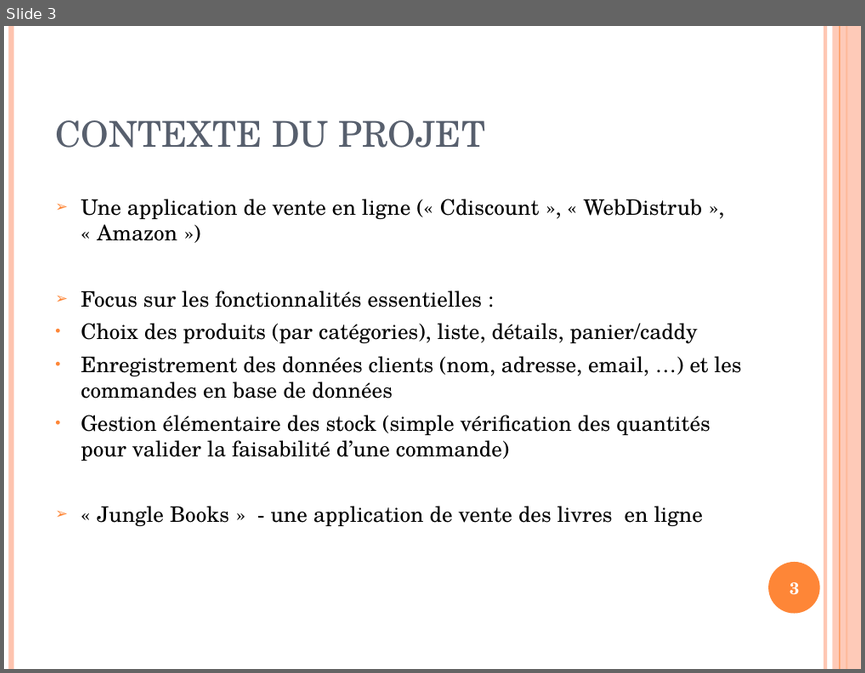
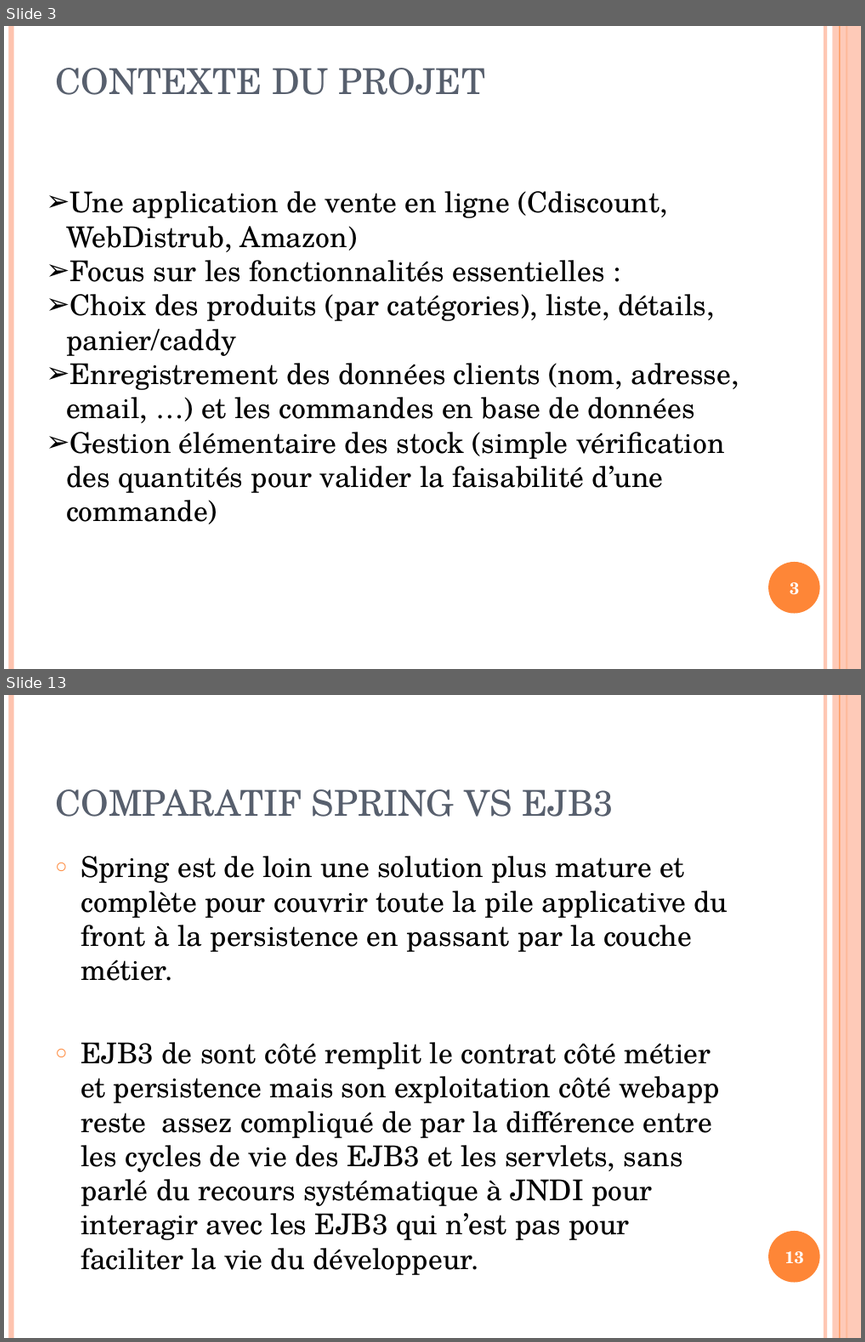
Before and after one commit to carlatgithub/jungleprod, a slide deck: SiteDeVenteEJungle.ppt. Shown one above the other, each under a label of ours: slide 3 before the commit, slides 3 and 13 after it; the slides between them are not shown. The pictures are 865x673 and 865x1342 pixels, drawn with LibreOffice and Linux fonts; fonts in the diff are those of the drawing. Boxes give left, top, right and bottom in pixels: in the first picture for what was removed or moved away, otherwise in the second. Text is boxed around its words. In the diff, an @@ line names an element or a change of style, - is before the commit and + after.

Commit message:
added Abous page on ejb v spring

```diff
--- a/SiteDeVenteEJungle.ppt
+++ b/SiteDeVenteEJungle.ppt
@@ slide 13 added at <box>4,695,861,1338</box>, background #FFFFFF; not listed: 6 template elements that a slide beside it also shows @@
@@ title added at <box>55,789,613,817</box>, 30 pt, text #575F6D @@
+COMPARATIF SPRING VS EJB3
@@ text added at <box>80,856,727,1275</box>, 24 pt, text #000000 @@
+○ Spring est de loin une solution plus mature et complète pour couvrir toute la pile applicative du front à la persistence en passant par la couche métier.
+○ EJB3 de sont côté remplit le contrat côté métier et persistence mais son exploitation côté webapp reste assez compliqué de par la différence entre les cycles de vie des EJB3 et les servlets, sans parlé du recours systématique à JNDI pour interagir avec les EJB3 qui n’est pas pour faciliter la vie du développeur.
@@ page number added at <box>784,1251,804,1264</box>, 14 pt, text #FFFFFF, bold @@
+13
@@ slide 3 changed as well @@
@@ title "CONTEXTE DU PROJET": place and size @@
-title "CONTEXTE DU PROJET" at <box>55,120,485,148</box>
+title "CONTEXTE DU PROJET" at <box>55,68,485,95</box>
@@ text "Une application de vente en ...": place and size @@
-text "Une application de vente en ..." at <box>80,199,741,526</box>
+text "Une application de vente en ..." at <box>66,191,738,524</box>
@@ text at <box>66,191,668,252</box>: text changed; size 18 to 24 pt @@
-➢ Une application de vente en ligne (« Cdiscount », « WebDistrub », « Amazon »)
+➢ Une application de vente en ligne (Cdiscount, WebDistrub, Amazon)
@@ text at <box>66,260,738,524</box>: size 18 to 24 pt in "Focus sur les fonctionnalités essentielles :", "Choix des produits (par catégories), liste, détails, ...", "Enregistrement des données clients (nom, adresse, email, ...", "Gestion élémentaire des stock (simple vérification des ..."; indent changed; less space between paragraphs; bullet colour #FE8637 to #000000; bullet • to ➢ @@
@@ text at <box>97,505,703,526</box>: paragraph removed @@
-➢ « Jungle Books » - une application de vente des livres en ligne
```
Also in this commit, not shown: 1 other slide changed, 11 other slides added, 22 slides removed, 1 other file.
